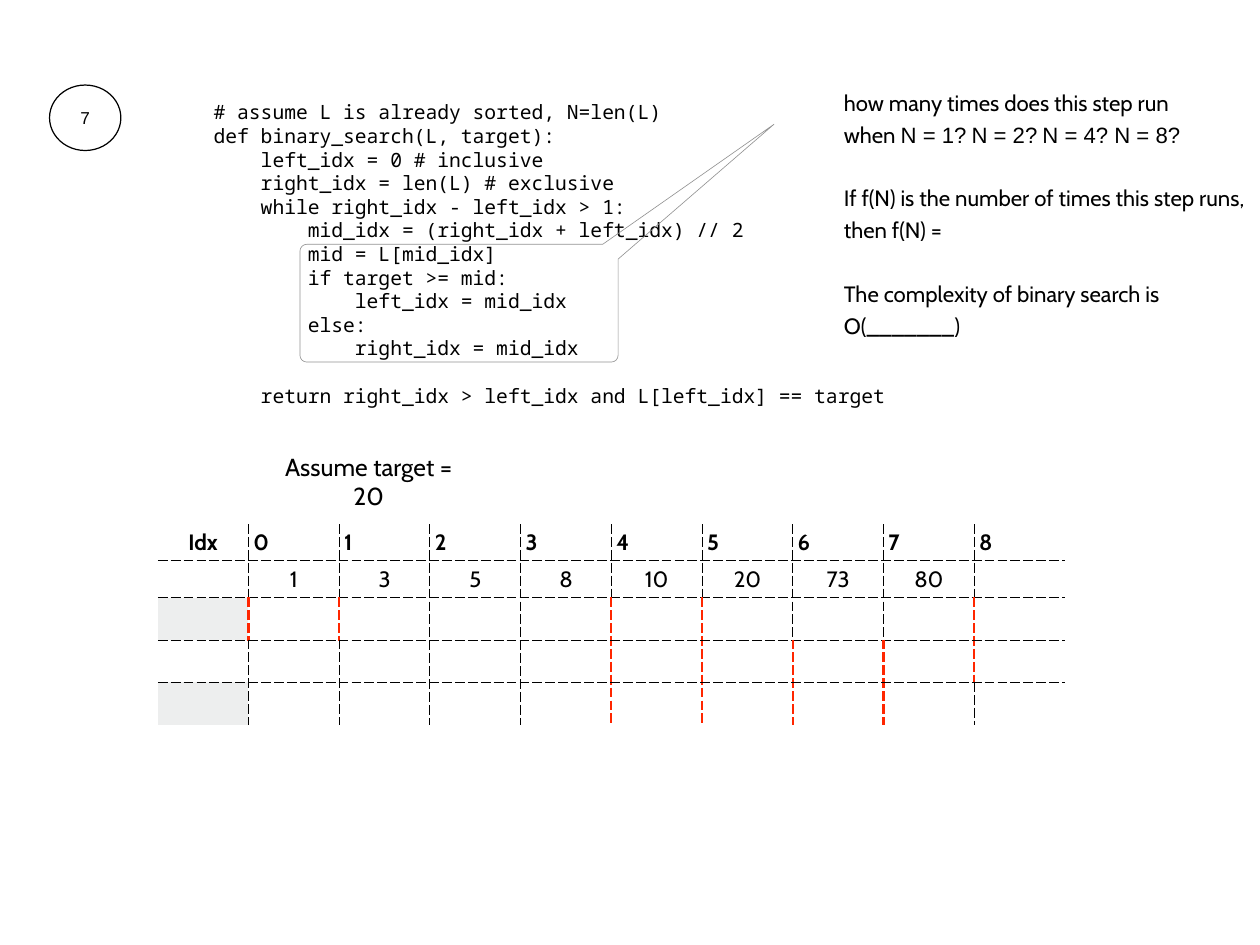
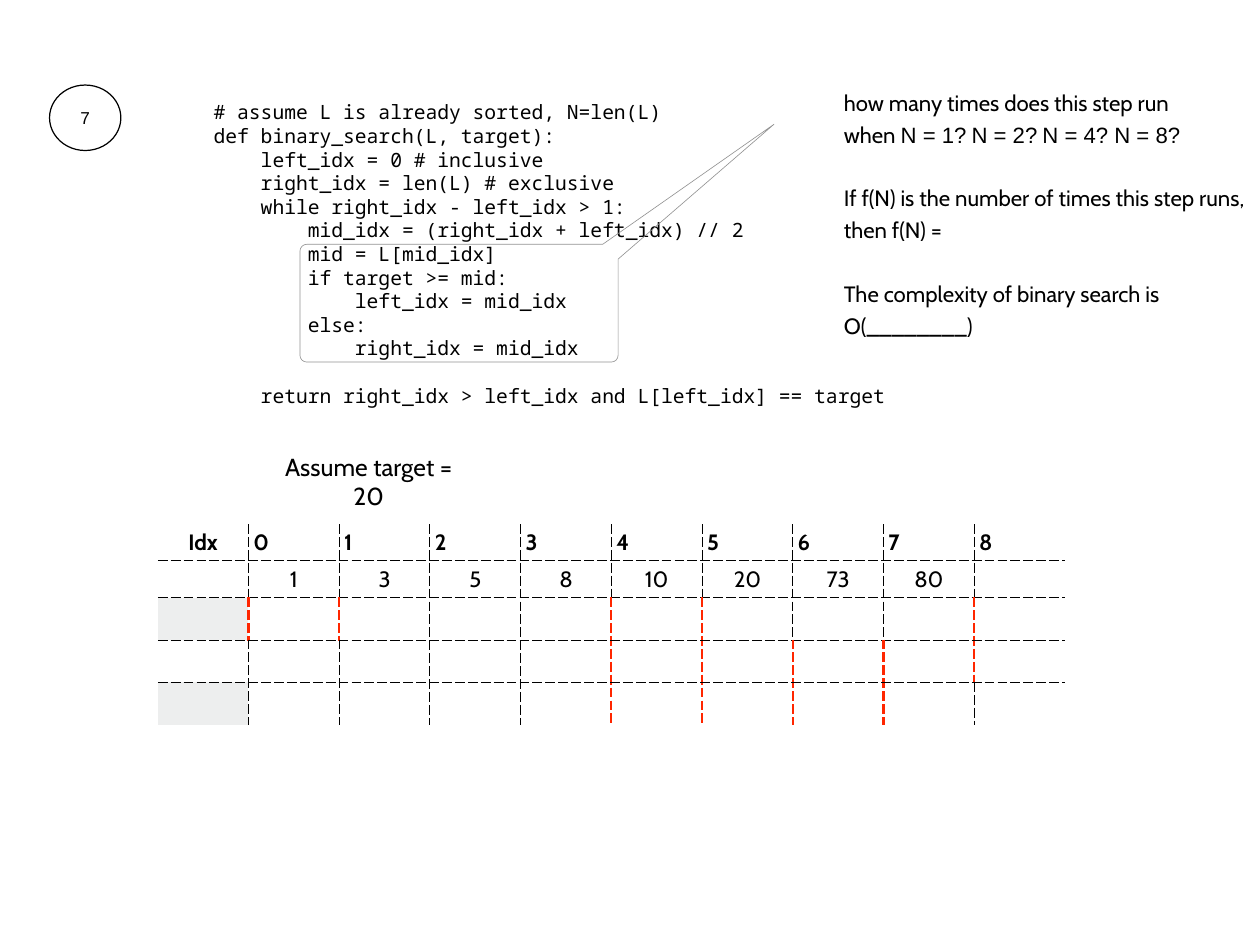
Before and after one commit to Jsus00G/CS-320-Projects-P, a slide deck: slide 47 of lecture-material/04-Performance_2/04-performance-worksheet-solution.pptx. Drawn at 1260x945 pixels with LibreOffice and Linux fonts; fonts in the diff are those of the drawing. Boxes give left, top, right and bottom in pixels: in the first picture for what was removed or moved away, otherwise in the second. Text is boxed around its words. In the diff, an @@ line names an element or a change of style, - is before the commit and + after.

```diff
--- a/lecture-material/04-Performance_2/04-performance-worksheet-solution.pptx
+++ b/lecture-material/04-Performance_2/04-performance-worksheet-solution.pptx
@@ text at [844,317,973,337]: text changed @@
-O(_______)
+O(________)
```
Also in this commit, not shown: 11 other slides changed, 1 slide added, 2 other files.
